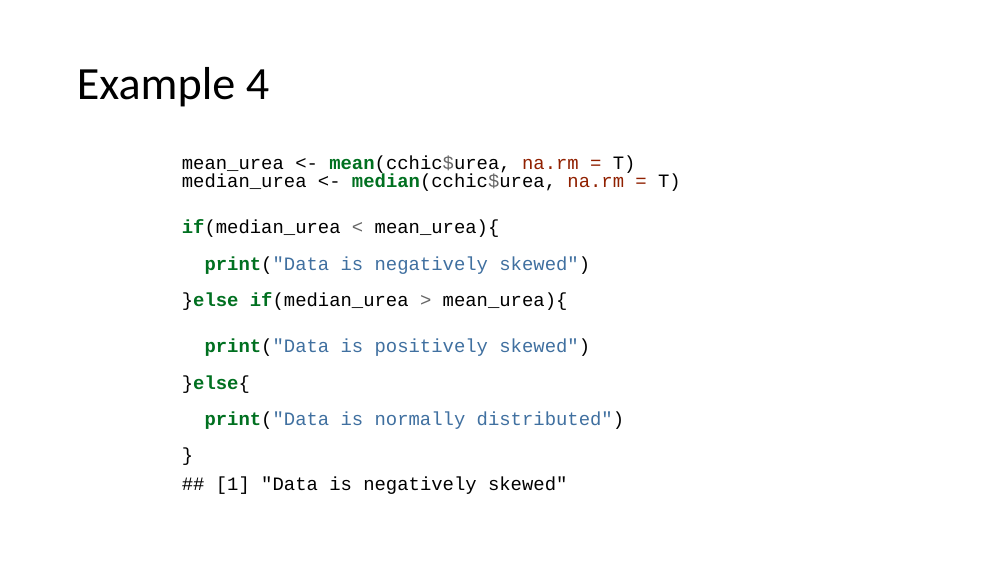
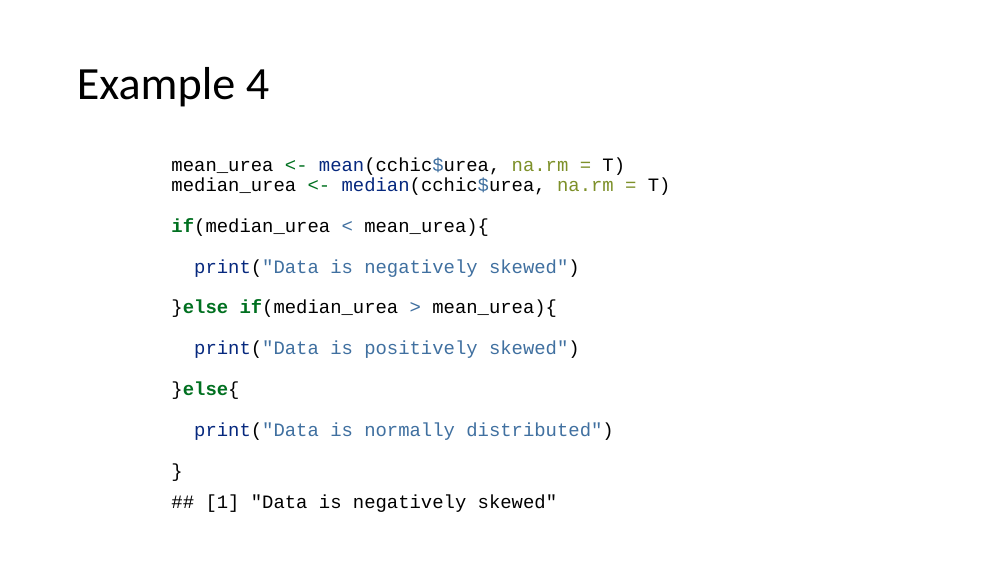
Before and after one commit to ClinicianCoders/ClinicianCoders, a slide deck: slide 19 of Workshops/Workshop6.pptx. Drawn at 1008x567 pixels with LibreOffice and Linux fonts; fonts in the diff are those of the drawing. Boxes give left, top, right and bottom in pixels: in the first picture for what was removed or moved away, otherwise in the second. Text is boxed around its words. In the diff, an @@ line names an element or a change of style, - is before the commit and + after.

Commit message:
Fix overly large code font size in recent knits
Prior to this commit, rekniting slides results in code chunk font sizes
larger than before, causing some sections to overflow off the slide.
This commit edits Images/template.pptx to restore formatting to as close
as possible the original look. This was done by editing the headings in
the Master Slide. The fix isn't perfect, notably whenever normal text is
used now with no heading at all, it is too small. As a result, I've
edited Rmd files where neccessary to ensure all normal text has bullets.
I then reknit all Rmd files with the new template and looked them over
to make sure nothing looks dodgy.

```diff
--- a/Workshops/Workshop6.pptx
+++ b/Workshops/Workshop6.pptx
@@ text "mean_urea <- mean(cchic$urea, na.rm = ..." at <box>171,157,671,512</box>: text colour #000000 to #007020 in "<- <-"; text colour #007020 to #06287E, bold off in "mean(cchic$urea, median(cchic$urea, print("Data print("Data  ..."; text colour #666666 to #4070A0 in "mean(cchic$urea, median(cchic$urea, < >"; text colour #902000 to #7D9029 in "na.rm = na.rm ="; indent changed; line spacing 0.8 to 0.9 @@
```
Also in this commit, not shown: 29 other slides changed, 1 slide removed, 12 other files.
